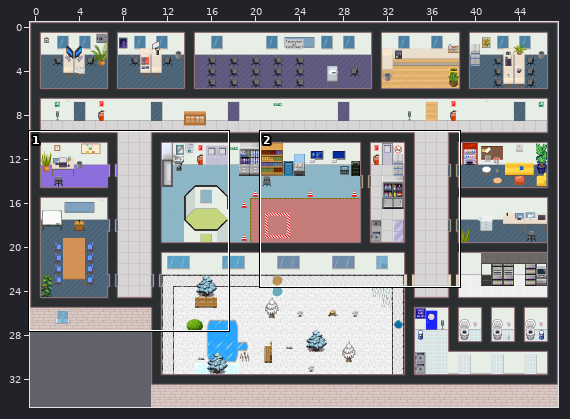
Level history. Tiled map (JSON): map.tmj. The picture above shows the old version from afar; the outline marks the close-up.
Close-up. The starting point:
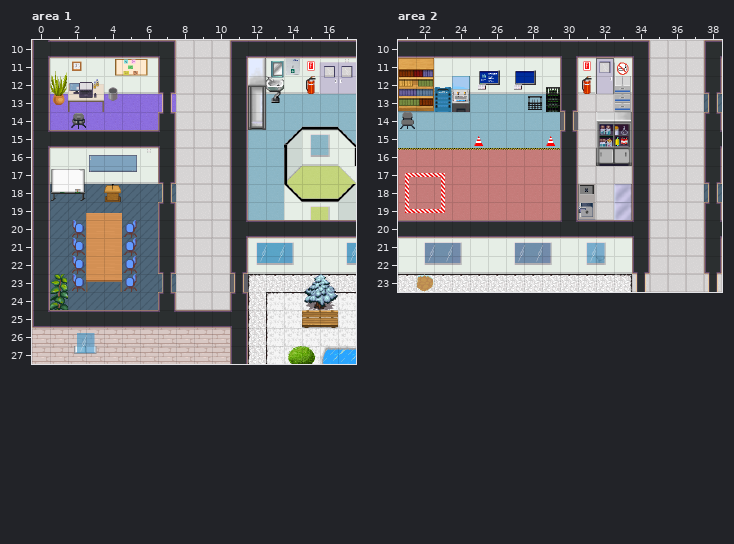
Cells are 32x32 px. Shown: area 1 x 0..17, y 10..27; area 2 x 21..38, y 10..23. The commit also changed other parts of the map, which this record leaves out.
After the commit:
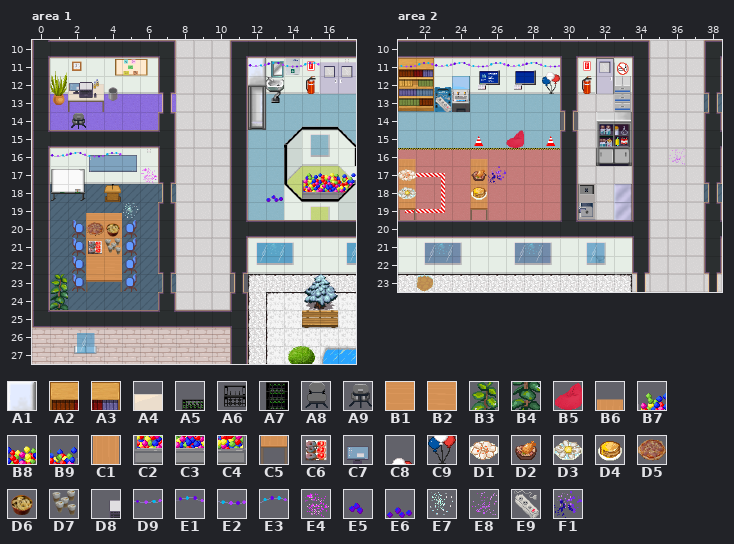
Key: from "Chunk 1": A1 212, A2 215, A3 216, A4 222, A5 230, A6 247, A7 248, A8 255; from "Chunk 2": A9 25, B1 27, B2 28, B3 30, B4 33, B5 52, B6 53, B7 54, B8 55, B9 56, C1 57, C2 58, C3 59, C4 60, C5 61, C6 75, C7 86, C8 109, C9 110, D1 111, D2 112, D3 113, D4 114, D5 115, D6 116, D7 117, D8 118, D9 128, E1 129, E2 130, E3 131, E4 135, E5 136, E6 139, E7 141, E8 159, E9 160, F1 161.
__ is an empty cell.
Tiles of an added or newly shown layer are drawn over the layers below it.
The edit:
{"where": "layer \"inventory_1\" (now hidden), area 1"}
{"y":11,"x":12,"old":"A1","new":"__"}
{"y":12,"x":2,"old":"A4","new":"__"}
{"y":20,"x":3,"old":"B1 B2","new":"__ __"}
{"y":21,"x":3,"old":"B1 B2","new":"__ __"}
{"y":23,"x":1,"old":"B3","new":"__"}
{"y":24,"x":1,"old":"B4","new":"__"}
{"where": "layer \"party_inventory_1\" (now shown), area 1"}
{"y":11,"x":12,"old":"__","new":"A1"}
{"y":12,"x":2,"old":"__","new":"A4"}
{"y":14,"x":2,"old":"__","new":"A9"}
{"y":17,"x":15,"old":"__ __ __","new":"B7 B8 B9"}
{"y":18,"x":15,"old":"__ __ __","new":"C2 C3 C4"}
{"y":20,"x":3,"old":"__ __","new":"B1 B2"}
{"y":21,"x":3,"old":"__ __","new":"B1 B2"}
{"where": "layer \"party_inventory_2\" (now shown), area 1"}
{"y":12,"x":2,"old":"__","new":"C7"}
{"y":14,"x":2,"old":"__","new":"A9"}
{"y":20,"x":3,"old":"__ __","new":"D5 D6"}
{"y":21,"x":3,"old":"__ __","new":"C6 D7"}
{"where": "layer \"inventory 3\" (now hidden), area 1"}
{"y":12,"x":2,"old":"D8","new":"__"}
{"where": "layer \"party_inventory_3\" (now shown), area 1"}
{"y":11,"x":12,"old":"__ __ __ __","new":"D9 E1 E2 E3"}
{"y":12,"x":2,"old":"__","new":"D8"}
{"y":16,"x":1,"old":"__ __ __ __","new":"D9 E1 E2 E3"}
{"y":17,"x":6,"old":"__","new":"E4"}
{"y":17,"x":15,"old":"__","new":"E5"}
{"y":18,"x":13,"old":"__","new":"E6"}
{"y":19,"x":5,"old":"__","new":"E7"}
{"y":21,"x":13,"old":"__","new":"E7"}
{"where": "layer \"party_Bällebad\" (now shown), area 1"}
{"y":17,"x":15,"old":"__ __ __","new":"B7 B8 B9"}
{"y":18,"x":15,"old":"__ __ __","new":"C2 C3 C4"}
{"where": "layer \"inventory_1\" (now hidden), area 2"}
{"y":11,"x":21,"old":"A2 A3","new":"__ __"}
{"y":12,"x":29,"old":"A5","new":"__"}
{"y":13,"x":28,"old":"A6 A7","new":"__ __"}
{"y":14,"x":21,"old":"A8","new":"__"}
{"where": "layer \"party_inventory_1\" (now shown), area 2"}
{"y":11,"x":21,"old":"__ __","new":"A2 A3"}
{"y":15,"x":27,"old":"__","new":"B5"}
{"y":16,"x":21,"old":"__","new":"B6"}
{"y":16,"x":25,"old":"__","new":"B6"}
{"y":17,"x":21,"old":"__","new":"C1"}
{"y":17,"x":25,"old":"__","new":"C1"}
{"y":18,"x":21,"old":"__","new":"C1"}
{"y":18,"x":25,"old":"__","new":"C1"}
{"y":19,"x":21,"old":"__","new":"C5"}
{"y":19,"x":25,"old":"__","new":"C5"}
{"where": "layer \"party_inventory_2\" (now shown), area 2"}
{"y":11,"x":29,"old":"__","new":"C8"}
{"y":12,"x":29,"old":"__","new":"C9"}
{"y":17,"x":21,"old":"__","new":"D1"}
{"y":17,"x":25,"old":"__","new":"D2"}
{"y":18,"x":21,"old":"__","new":"D3"}
{"y":18,"x":25,"old":"__","new":"D4"}
{"where": "layer \"party_inventory_3\" (now shown), area 2"}
{"y":11,"x":21,"old":"__ __ __ __ __ __ __ __ __","new":"E2 E3 D9 E1 E2 E3 D9 E1 E2"}
{"y":21,"x":23,"old":"__","new":"E7"}
{"y":21,"x":28,"old":"__","new":"E7"}
{"where": "layer \"objects_front\", area 2"}
{"y":13,"x":23,"old":"__","new":"E9"}
{"y":16,"x":36,"old":"__","new":"E8"}
{"y":17,"x":26,"old":"__","new":"F1"}
